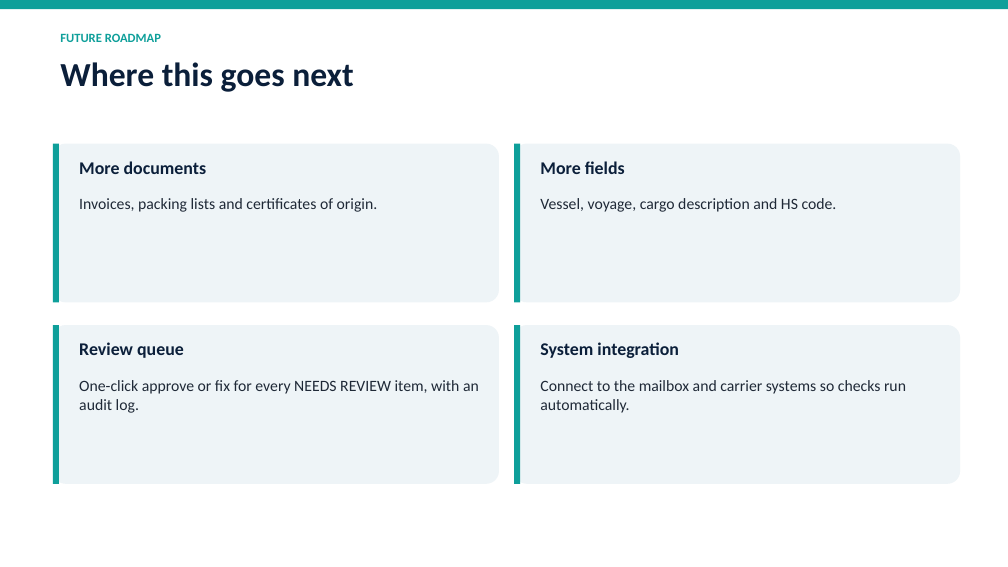
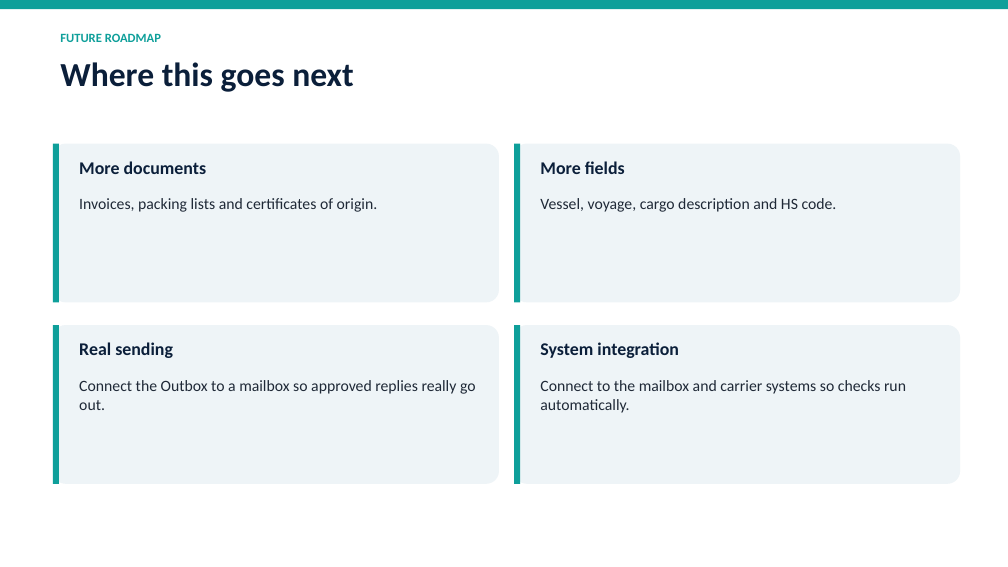
Before and after one commit to BryanWZH/Averis-unemployed-bums, a slide deck: slide 11 of docs/SDOC_slides.pptx (slide 10 before the commit). Drawn at 1008x567 pixels with LibreOffice and Linux fonts; fonts in the diff are those of the drawing. Boxes give left, top, right and bottom in pixels: in the first picture for what was removed or moved away, otherwise in the second. Text is boxed around its words. In the diff, an @@ line names an element or a change of style, - is before the commit and + after.

```diff
--- a/docs/SDOC_slides.pptx
+++ b/docs/SDOC_slides.pptx
@@ text at (x1=79, y1=342, x2=173, y2=358): text changed @@
-Review queue
+Real sending
@@ text at (x1=79, y1=380, x2=476, y2=410): text changed @@
-One-click approve or fix for every NEEDS REVIEW item, with an audit log.
+Connect the Outbox to a mailbox so approved replies really go out.
```
Also in this commit, not shown: 3 other slides changed, 1 slide added, 2 other files.
